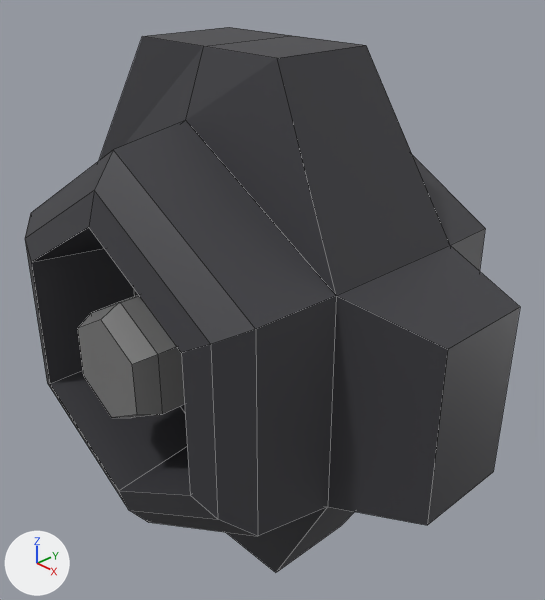
A saved change to the Blender file models/station/station_core.blend.
One viewpoint serves both versions: a camera (50 mm lens) standing at (2.96, -2.63, 2.0) and looking at (0.06, 0.1, 0.05). Lighting does not change. The marker at lower left points along +X, +Y and +Z. Mesh edges are drawn as thin lines.

Before the edit, the objects in view are built like this:
```python
me_cylinder = bpy.data.meshes.new('Cylinder')
me_cylinder.from_pydata(...)  # 152 vertices, 136 faces; spans x -1.5..1.5, y -1.0..1.0, z -1.5..1.5
# faces by material slot: [20, 80, 36]
me_cylinder.materials.append(mat_material_001)  # grey #7a7a7a
me_cylinder.materials.append(mat_material_002)  # black #3c3c41
me_cylinder.materials.append(mat_material_003)  # dark grey #686868
ob_cylinder = bpy.data.objects.new('Cylinder', me_cylinder)
ob_cylinder.location = (0.0, 0.0, 0.0)
```
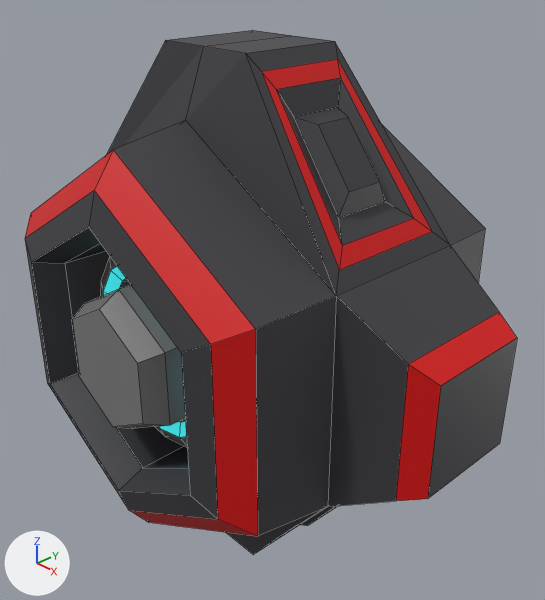
Edits to the bpy script that builds the scene:
```text
Add mat_material_005:
    mat_material_005 = principled_material('Material.005')
    mat_material_005.base_color = (0.657, 0.0, 0.0)  # red #d40000
Add mat_material_004:
    mat_material_004 = principled_material('Material.004')
    mat_material_004.base_color = (0.0359, 0.546, 0.578)  # cyan #35c3c8
    mat_material_004.emission_color = (0.0356, 0.546, 0.578)  # cyan #35c3c8
    mat_material_004.emission_strength = 1.0
Change me_cylinder:
    used by ob_cylinder; location = (0.0, 0.0, 0.0)
    remove me_cylinder.from_pydata(...)  # 152 vertices, 136 faces; spans x -1.5..1.5, y -1.0..1.0, z -1.5..1.5
    add me_cylinder.from_pydata(...)  # 480 vertices, 464 faces; spans x -1.5..1.5, y -1.0..1.0, z -1.5..1.5
    me_cylinder part 1: a new loose piece of 128 vertices spanning x -0.6..0.6, y -0.71..-0.49, z -0.6..0.6
    me_cylinder part 2
    12 faces are deleted
    24 vertices in x -0.64..0.64, y -0.36, z -0.63..0.63 move by (0.0, -0.16, 0.0)
    24 vertices in x -0.64..0.64, y 0.36, z -0.63..0.63 move by (0.0, 0.16, 0.0)
    6 vertices in x -0.61..0.61, y -0.42, z -0.7..0.7 move by (0.0, -0.42, 0.0)
    6 vertices in x -0.61..0.61, y 0.42, z -0.7..0.7 move by (0.0, 0.42, 0.0)
    4 vertices in x 0.0, y -1.0..1.0, z 0.29..0.35 move by (0.0, 0.0, 0.06)
    4 vertices in x 0.0, y -1.0..1.0, z -0.35..-0.29 move by (0.0, 0.0, -0.06)
    32 vertices move within x -1.5..1.5, y -1.0..1.0, z -1.5..1.5
    64 vertices are added at x -1.36..1.36, y -0.35..0.35, z -1.42..1.42
    8 new vertices lie (0.0, 0.52, 0.0) away from vertices in x -0.89..0.89, y -0.26, z -1.42..1.42
    24 new faces join them, mat_material_005 (red #d40000)
    60 new faces join them, mat_material_002 (black #3c3c41)
    me_cylinder part 3: 12 faces spanning x -0.95..0.95, y -0.96..0.96, z -1.1..1.1 switch from mat_material_002 (black #3c3c41) to mat_material_005 (red #d40000)
    me_cylinder part 4: the surface is now shaded smooth
    add me_cylinder.materials.append(mat_material_004)  # cyan #35c3c8
```

Where the change shows, as pixel boxes [x1, y1, x2, y2] in the pictures (545 x 600 px):
'Cylinder', reshaped
    before: [25, 27, 520, 573]
    after: [25, 30, 517, 555]
part 1 of me_cylinder, added
    after: [100, 256, 187, 447]
part 2 of me_cylinder, built on
    before: [277, 45, 520, 572]
    after: [246, 41, 517, 526]
part 3 of me_cylinder, recoloured (grey to red)
    both: [25, 150, 258, 536]
